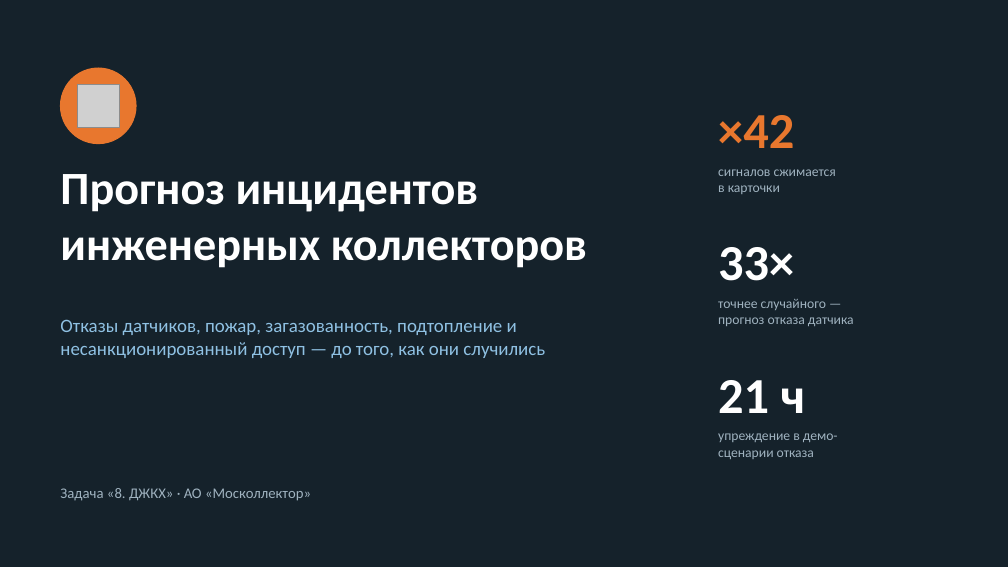
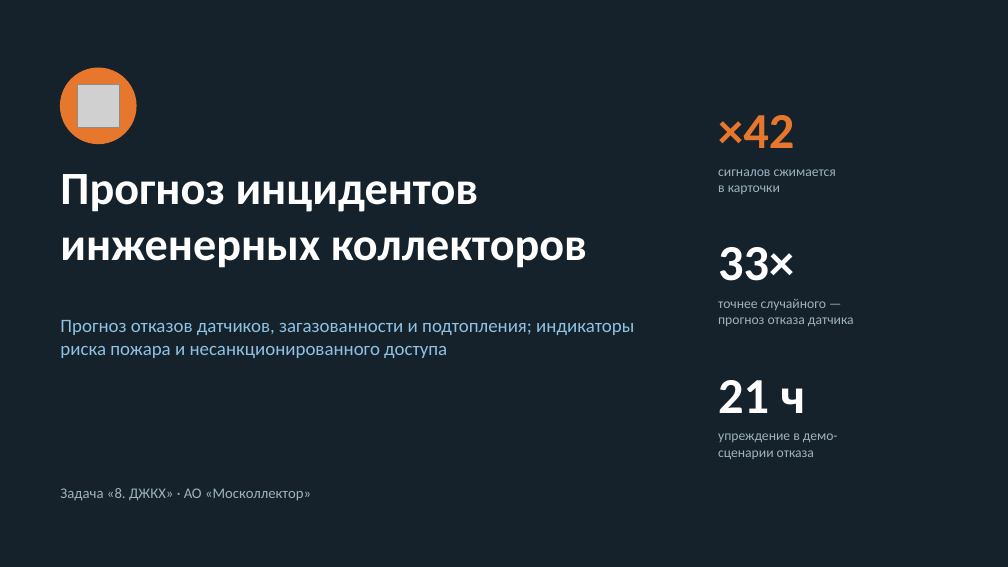
Before and after one commit to Microgit-dev/collector_incident_forecast, a slide deck: slide 1 of docs/delivery/out/Презентация.pptx. Drawn at 1008x567 pixels with LibreOffice and Linux fonts; fonts in the diff are those of the drawing; grey boxes stand for pictures. Boxes give left, top, right and bottom in pixels: in the first picture for what was removed or moved away, otherwise in the second. Text is boxed around its words. In the diff, an @@ line names an element or a change of style, - is before the commit and + after.

```diff
--- a/docs/delivery/out/Презентация.pptx
+++ b/docs/delivery/out/Презентация.pptx
@@ text at <box>60,320,634,358</box>: text changed @@
-Отказы датчиков, пожар, загазованность, подтопление и несанкционированный доступ — до того, как они случились
+Прогноз отказов датчиков, загазованности и подтопления; индикаторы риска пожара и несанкционированного доступа
```
Also in this commit, not shown: 9 other slides changed, 5 slides added, 2 slides removed, 16 other files.
